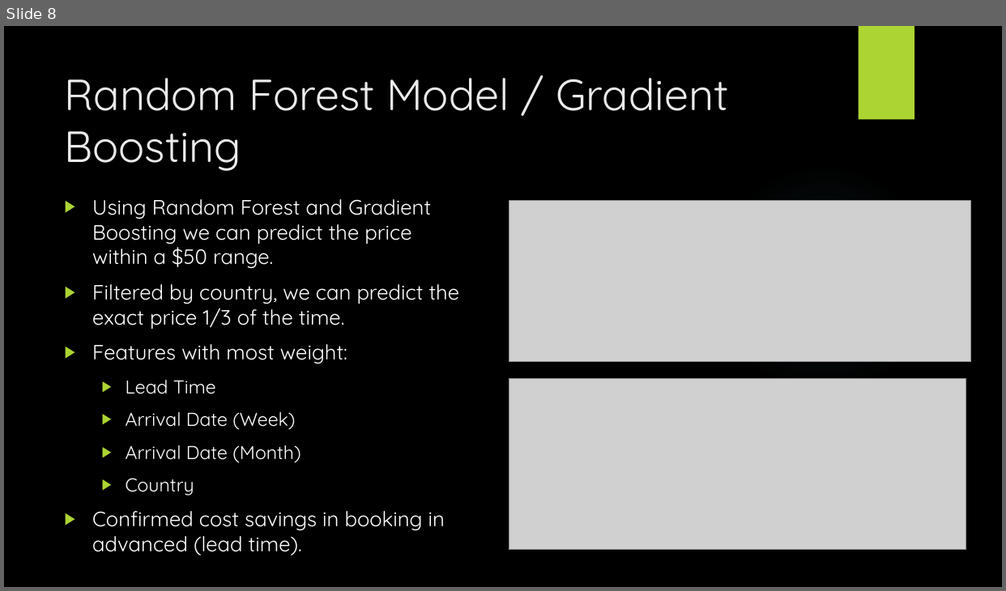
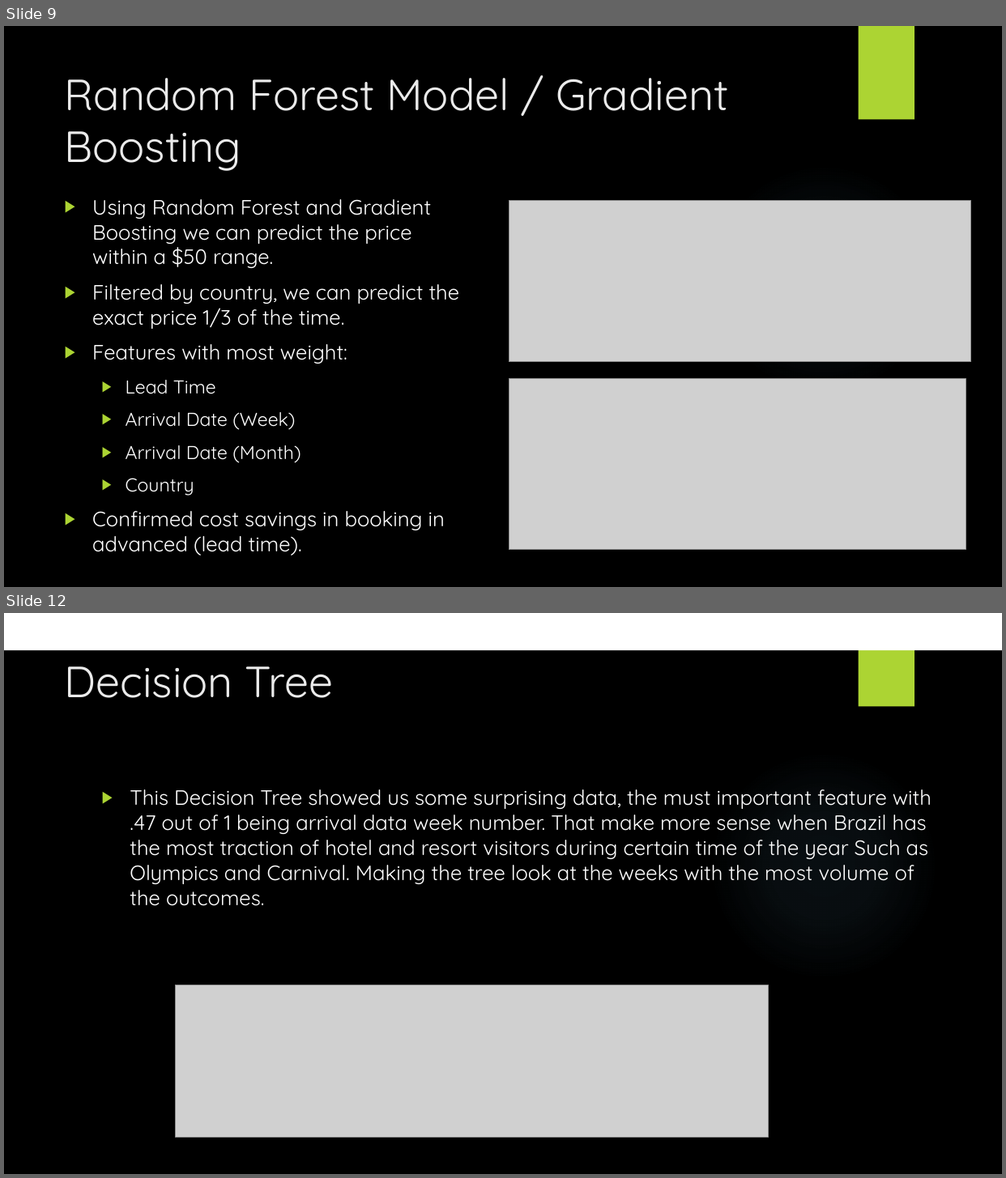
Before and after one commit to johnmyronmillar/HotelPricePredictor, a slide deck: Project_Presentation.pptx. Shown one above the other, each under a label of ours: slide 8 before the commit, slides 9 and 12 after it; the slides between them are not shown. The pictures are 1006x591 and 1006x1178 pixels, drawn with LibreOffice and Linux fonts; fonts in the diff are those of the drawing; grey boxes stand for pictures; background and template pictures are left out. Boxes give left, top, right and bottom in pixels: in the first picture for what was removed or moved away, otherwise in the second. Text is boxed around its words. In the diff, an @@ line names an element or a change of style, - is before the commit and + after.

```diff
--- a/Project_Presentation.pptx
+++ b/Project_Presentation.pptx
@@ slide 12 added at box(4, 613, 1002, 1174), background picture (left out); not listed: 2 template elements that a slide beside it also shows @@
@@ rectangle added at box(4, 613, 1002, 650), fill #FFFFFF, 10 pt, text #FFFFFF @@
+0.47436197
@@ title added at box(65, 666, 334, 698), 42 pt, text #EBEBEB @@
+Decision Tree
@@ text added at box(130, 790, 931, 906), 20 pt, text #FFFFFF @@
+▶ This Decision Tree showed us some surprising data, the must important feature with .47 out of 1 being arrival data week number. That make more sense when Brazil has the most traction of hotel and resort visitors during certain time of the year Such as Olympics and Carnival. Making the tree look at the weeks with the most volume of the outcomes.
@@ picture added at box(176, 985, 769, 1137) @@
@@ what was slide 8 is now slide 9 @@
```
Also in this commit, not shown: 4 slides changed, 2 other slides added, 2 slides removed, 6 other files.
